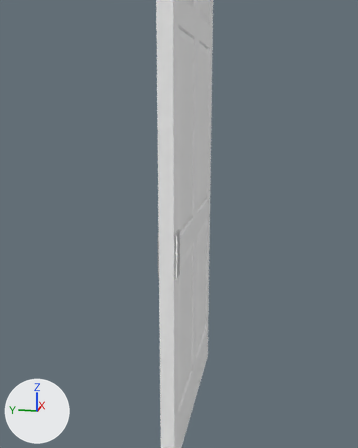
A saved change to the glTF model assets/doors/doorway_door_2.glb.
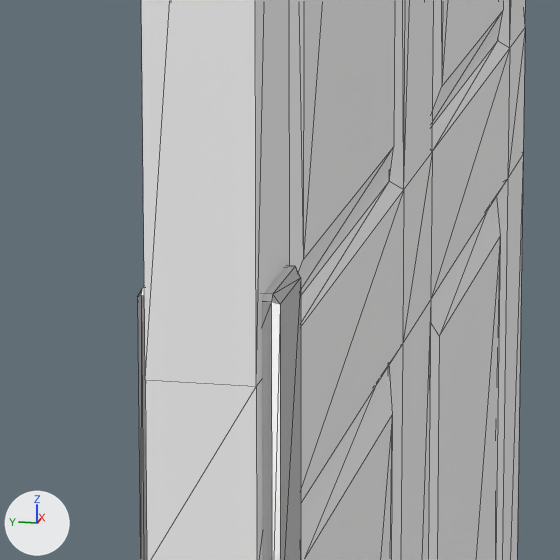
Each version is shown from a 50 mm camera at (-2.058, 0.635, 1.388) aimed at (-0.395, 0.968, 0.972), then close up on the part from 39% to 60% of the width and 43% to 60% of the height. The lights are fixed; the arrows at lower left show +X, +Y and +Z. The close-ups show mesh edges as thin lines. Where no turn or scale is listed for an object, it has been applied to the vertices.

In view in the first close-up: 'doorway_door_2'.
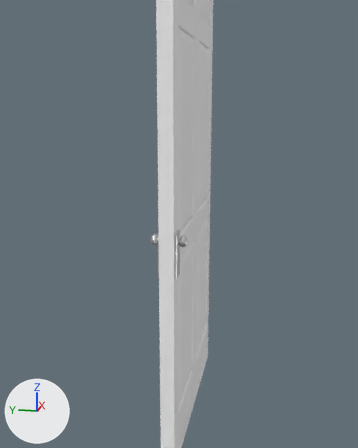
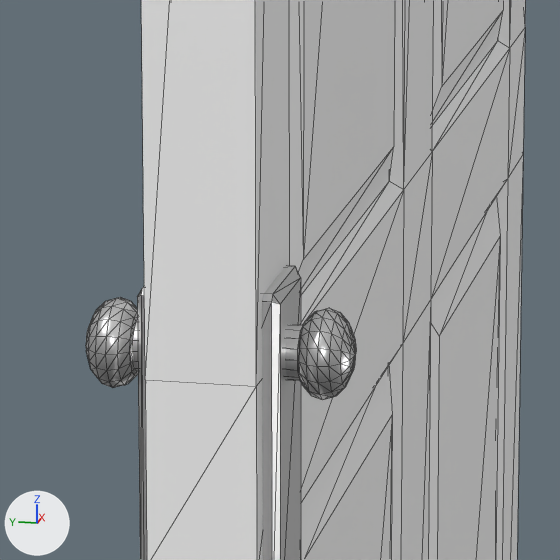
Commit message: update door assets

Changed parts and their boxes [x1, y1, x2, y2] in the close-ups (560 x 560 px):
'doorway_handle_2', added
    after: [86, 297, 356, 400]

The edits, one by one:
Mesh me_mesh_005 is new.
It has 226 vertices, 448 faces and spans x -0.4374..-0.3934, y 0.9347..1.0653, z 0.8931..0.9371.
It uses material mat_metal_material (white #e7e7e7).
Object 'doorway_handle_2' (ob_doorway_handle_2) is new; it shows me_mesh_005.
Its location is (0.0, 0.0, 0.0).
